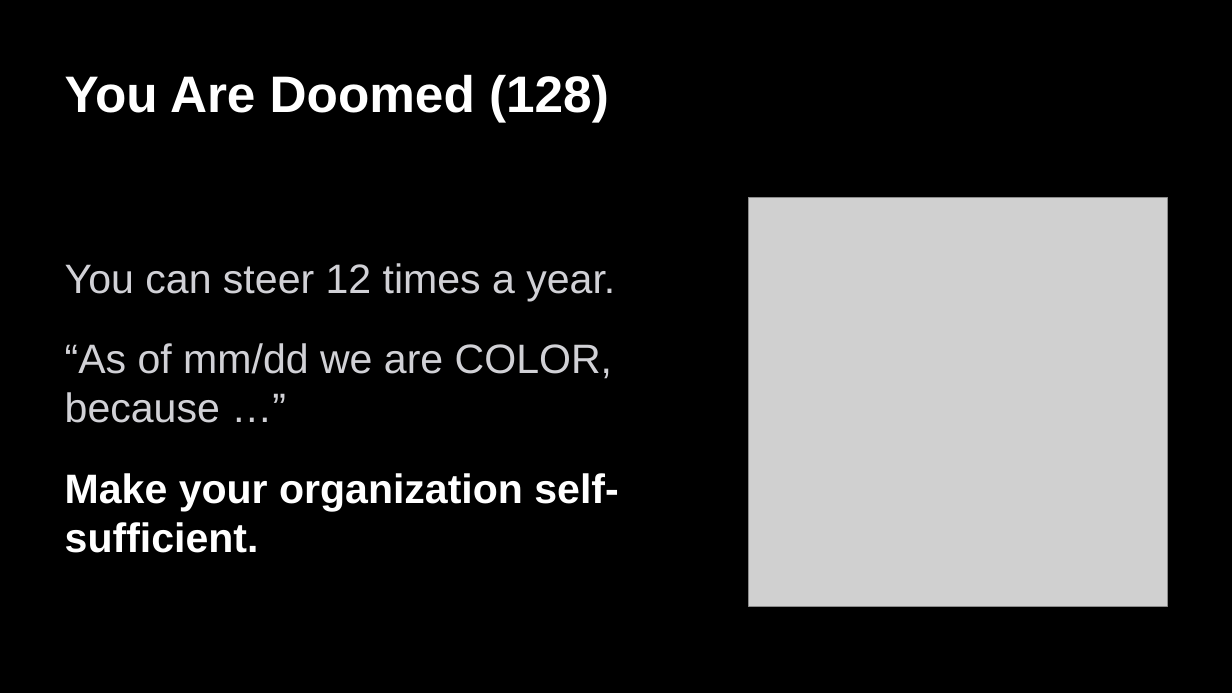
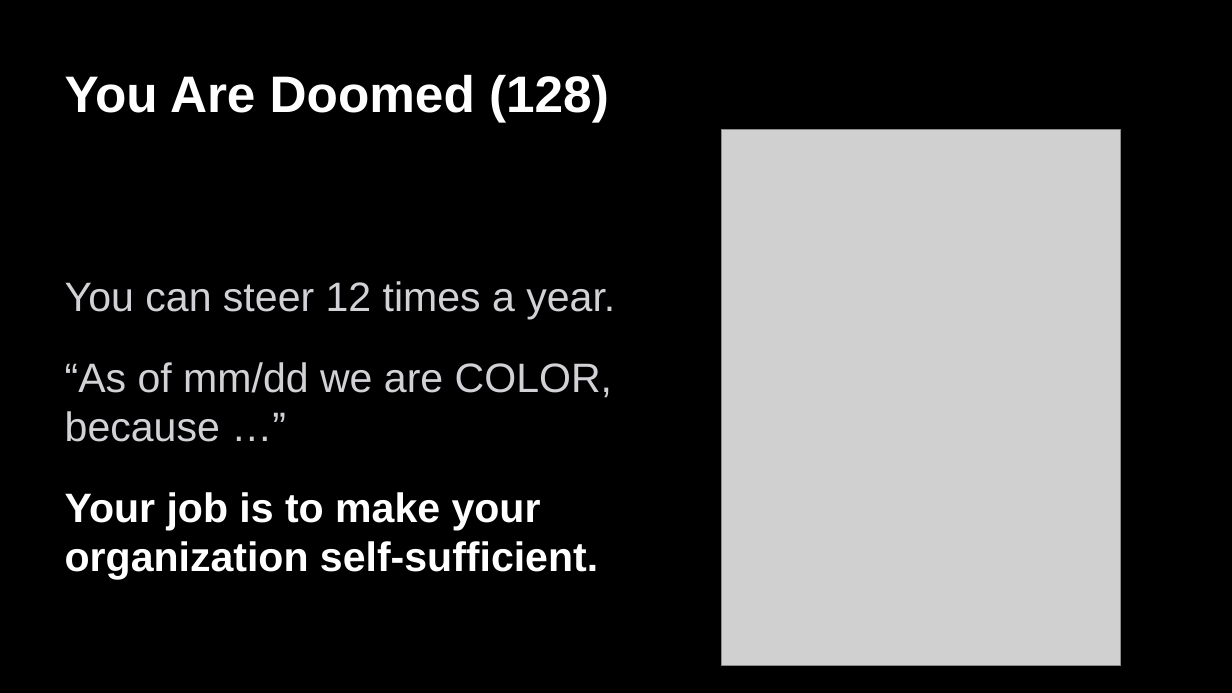
Before and after one commit to ivonnyssen/2026-0111, a slide deck: slide 15 of talk.pptx. Drawn at 1232x693 pixels with LibreOffice and Linux fonts; fonts in the diff are those of the drawing; grey boxes stand for pictures. Boxes give left, top, right and bottom in pixels: in the first picture for what was removed or moved away, otherwise in the second. Text is boxed around its words. In the diff, an @@ line names an element or a change of style, - is before the commit and + after.

```diff
--- a/talk.pptx
+++ b/talk.pptx
@@ picture resized from (x1=749, y1=198, x2=1167, y2=606) to (x1=722, y1=129, x2=1120, y2=665) @@
@@ text "You can steer 12 times ..." moved from (x1=65, y1=263, x2=618, y2=553) to (x1=65, y1=281, x2=615, y2=579) @@
@@ text at (x1=65, y1=492, x2=598, y2=579): text changed @@
-Make your organization self-sufficient.
+Your job is to make your organization self-sufficient.
```
Also in this commit, not shown: 10 other slides changed, 1 slide added, 1 slide removed, 35 other files.
